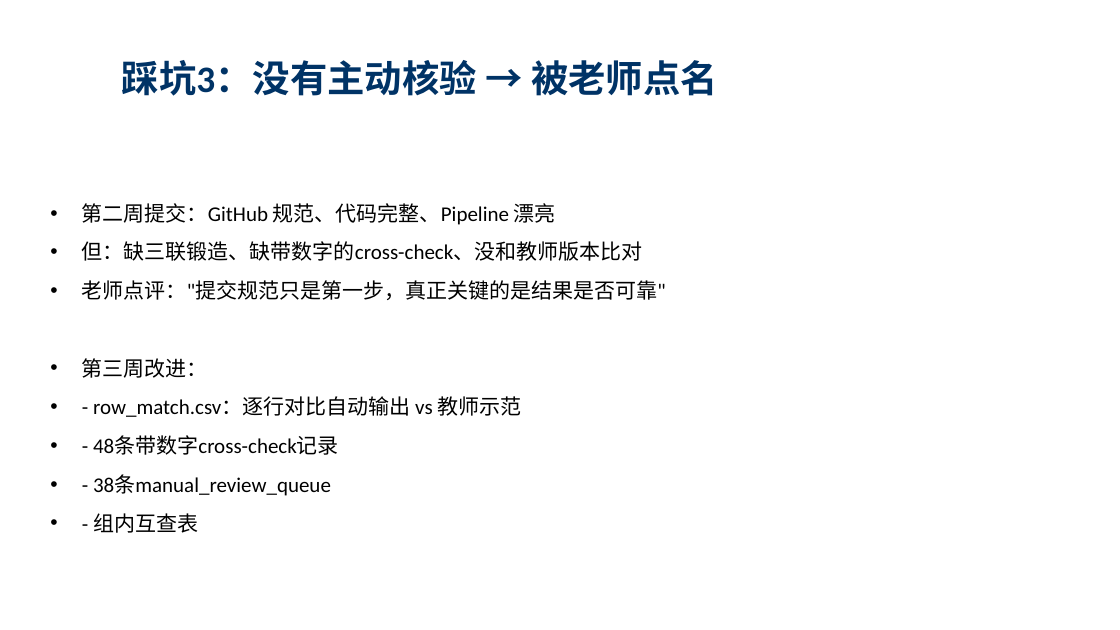
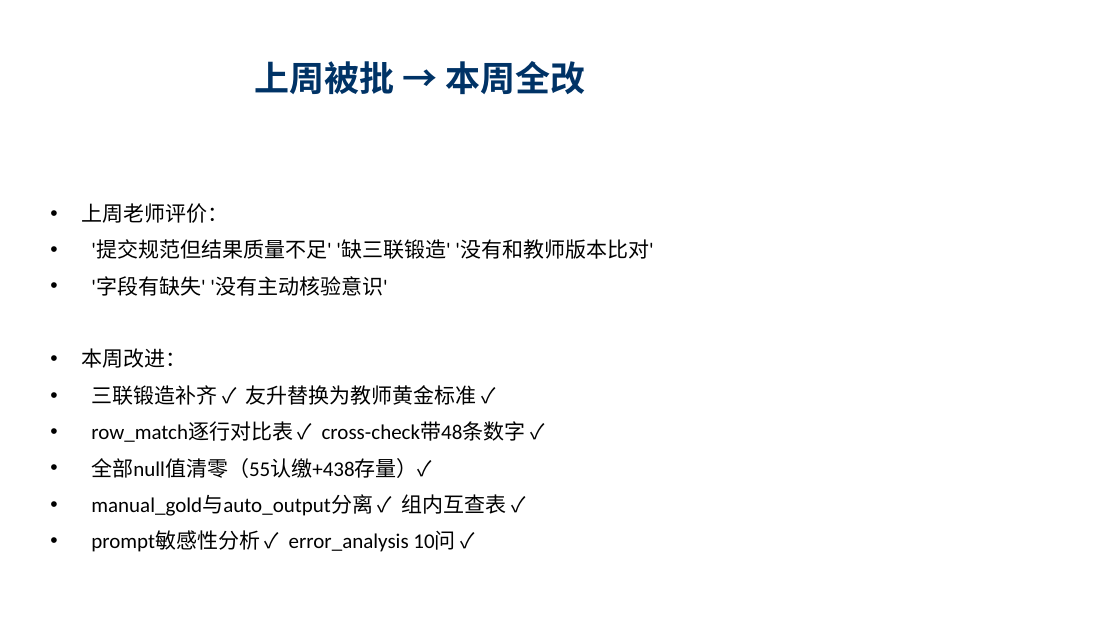
Before and after one commit to flyxx-pro/team-star, a slide deck: slide 8 of presentation/Week3_汇报_刘宇轩_苏宇垚.pptx (slide 7 before the commit). Drawn at 1120x630 pixels with LibreOffice and Linux fonts; fonts in the diff are those of the drawing. Boxes give left, top, right and bottom in pixels: in the first picture for what was removed or moved away, otherwise in the second. Text is boxed around its words. In the diff, an @@ line names an element or a change of style, - is before the commit and + after.

Commit message:
[PPT] 最终版-10页-踩坑+解法+TOC创新+对比上周+技术资产

```diff
--- a/presentation/Week3_汇报_刘宇轩_苏宇垚.pptx
+++ b/presentation/Week3_汇报_刘宇轩_苏宇垚.pptx
@@ title at [255,61,585,94]: text changed; size 32 to 30 pt @@
-踩坑3：没有主动核验 → 被老师点名
+上周被批 → 本周全改
@@ text at [82,203,653,552]: text changed @@
-• 第二周提交：GitHub 规范、代码完整、Pipeline 漂亮
-• 但：缺三联锻造、缺带数字的cross-check、没和教师版本比对
-• 老师点评："提交规范只是第一步，真正关键的是结果是否可靠"
-• 第三周改进：
-• - row_match.csv：逐行对比自动输出 vs 教师示范
-• - 48条带数字cross-check记录
-• - 38条manual_review_queue
-• - 组内互查表
+• 上周老师评价：
+• '提交规范但结果质量不足' '缺三联锻造' '没有和教师版本比对'
+• '字段有缺失' '没有主动核验意识'
+• 本周改进：
+• 三联锻造补齐 ✓ 友升替换为教师黄金标准 ✓
+• row_match逐行对比表 ✓ cross-check带48条数字 ✓
+• 全部null值清零（55认缴+438存量）✓
+• manual_gold与auto_output分离 ✓ 组内互查表 ✓
+• prompt敏感性分析 ✓ error_analysis 10问 ✓
```
Also in this commit, not shown: 5 other slides changed, 4 slides added, 4 slides removed, 2 other files.
